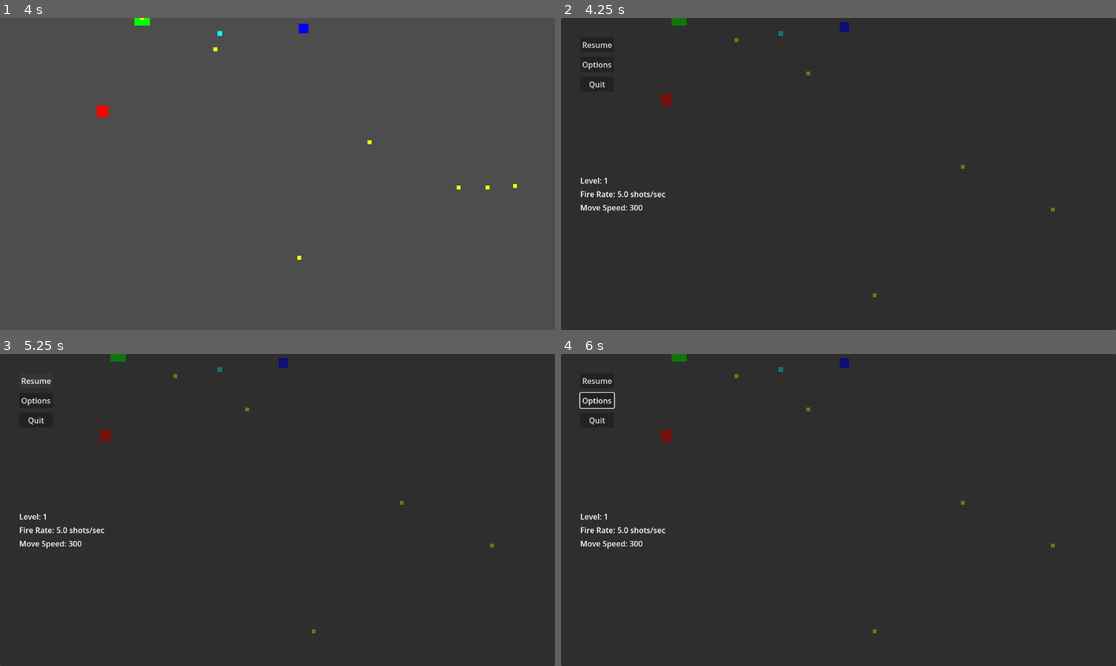
Above: before the commit, frames 1-4 (two rows, left to right).
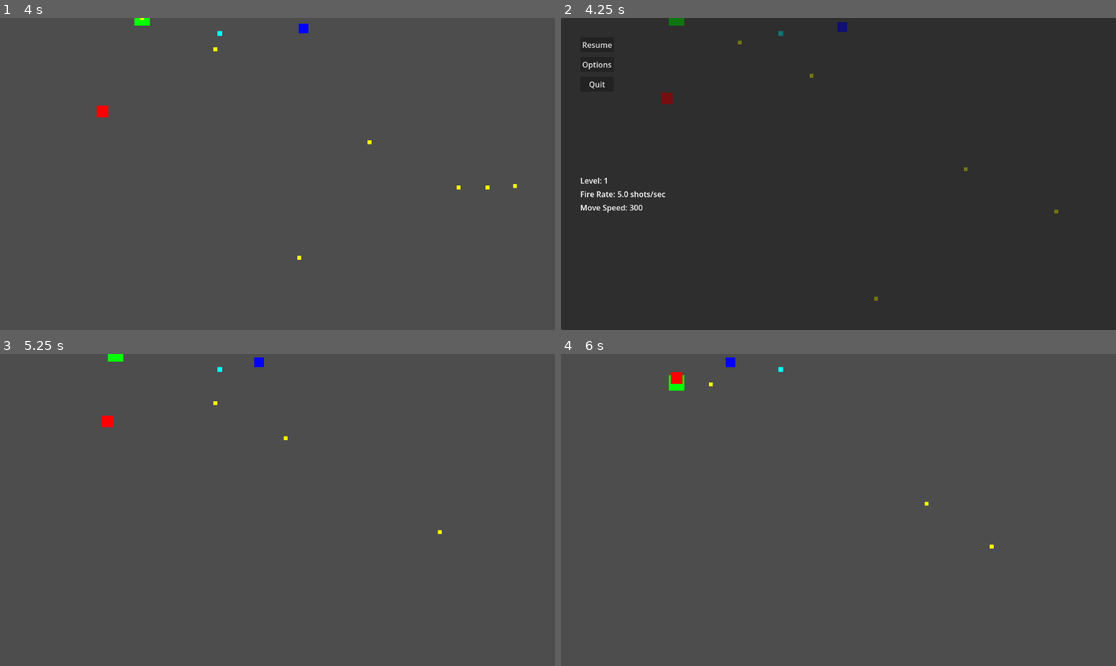
Above: after the commit, the same moments.

Repository: zaamold/Polygon-Protocol
Game: Godot game, scene res://scenes/main.tscn
The game is run twice, just before and just after one commit, with the same random seed, the same clock (stepped at 60 frames per second) and the same inputs.
Inputs (mouse positions are in pixels of both pictures, inside the frame that each line leads up to):
- Up to frame 1 (4 s): tap Enter at 0.5 s; move the mouse to (399, 158) at 0.52 s; press the mouse at (399, 158) at 0.53 s; hold Right (ui_right) 0.53-1.25 s; release the mouse at (399, 158) at 1.25 s; drag from (166, 189) to (160, 74) at 1.27 s; move the mouse to (333, 105) at 2.02 s; press the mouse at (333, 105) at 2.03 s; hold Right (ui_right) 2.03-2.75 s; release the mouse at (333, 105) at 2.75 s; drag from (249, 236) to (477, 189) at 2.77 s; move the mouse to (444, 220) at 3.52 s; press the mouse at (444, 220) at 3.53 s; hold Left (ui_left) from 3.53 s (still down)
- Up to frame 2 (4.25 s): keep holding Left (ui_left); tap Escape (pause) at 4.15 s
- Up to frame 3 (5.25 s): release Left (ui_left) at 4.25 s; release the mouse at (444, 556) at 4.25 s; drag from (111, 463) to (316, 631) at 4.27 s; click (38, 382) at 5 s, where only the run after the commit has a clickable "Resume"
- Up to frame 4 (6 s): move the mouse to (866, 510) at 5.77 s; press the mouse at (866, 510) at 5.78 s; hold Down (ui_down) from 5.78 s (still down)

Frame 1 is identical in both runs. In frame 2, 0.2% of the frame differs, in the area x 17-90%, y 0-91%; in frame 3, 100%; in frame 4, 100%, in the area x 0-100%, y 0-100%.

Commit message:
fix: pause toggle and resume button now work bidirectionally
Use PROCESS_MODE_ALWAYS so pause menu processes input even when game is paused.
Check for pause input in _process() instead of _input() so pressing Escape/Start
while paused correctly unpauses the game. Resume button now calls same toggle
logic, enabling both methods to pause/unpause the game.

Diff:
--- a/scripts/pause_menu.gd
+++ b/scripts/pause_menu.gd
@@ -15,6 +15,7 @@
 	run_manager = main.get_node("RunManager")
 
 	overlay.visible = false
+	process_mode = PROCESS_MODE_ALWAYS
 
 	_setup_ui()
 
@@ -59,10 +60,10 @@
 
 	stats_section.add_child(stats_vbox)
 
-func _input(event: InputEvent) -> void:
-	if event.is_action_pressed("pause"):
+func _process(_delta: float) -> void:
+	if Input.is_action_just_pressed("pause"):
+		print("Pause input detected - current state: is_paused=%s" % is_paused)
 		toggle_pause()
-		get_tree().root.set_input_as_handled()
 
 func toggle_pause() -> void:
 	is_paused = !is_paused
